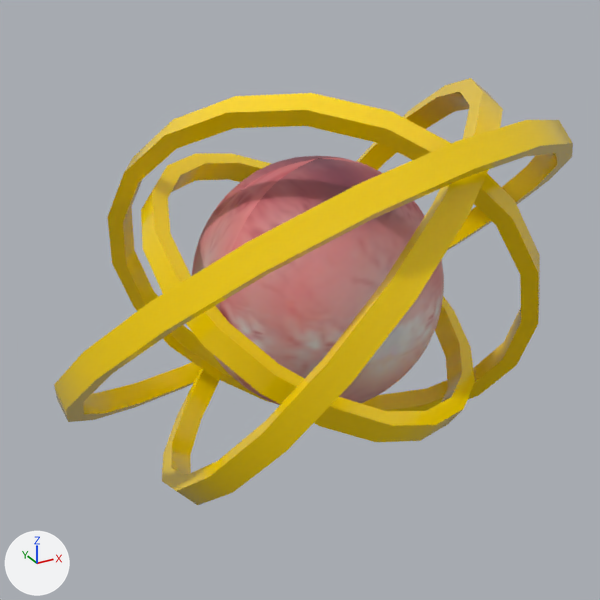
Two versions of the FBX model Assets/Prefabs/boss/boss.fbx, one commit apart.
One viewpoint serves both versions: a 50 mm camera at (-0.0879, -0.1517, 0.1027) aimed at (-0.0041, 0.0007, 0.0266). Arrows for +X, +Y and +Z are at lower left; the lights stay in place. Where no turn or scale is listed for an object, it has been applied to the vertices.

The older version as bpy lines, for what is in view:
```python
me_mesh = bpy.data.meshes.new('Mesh')
me_mesh.from_pydata(...)  # 1058 vertices, 1056 faces; spans x -0.0284..0.0284, y -0.0284..0.0284, z -0.0291..0.0291
me_mesh.materials.append(mat_eyeball_texture_png)  # picture img_eyeball_texture_png
me_mesh_001 = bpy.data.meshes.new('Mesh.001')
me_mesh_001.from_pydata(...)  # 80 vertices, 80 faces; spans x -0.0402..0.0402, y -0.0399..0.0399, z -0.0258..0.0258
me_mesh_001.materials.append(mat_standardsurface1)
me_mesh_002 = bpy.data.meshes.new('Mesh.002')
me_mesh_002.from_pydata(...)  # 80 vertices, 80 faces; spans x -1.5..1.5, y -0.5..0.5, z -1.5..1.5
me_mesh_002.materials.append(mat_standardsurface1)
me_mesh_003 = bpy.data.meshes.new('Mesh.003')
me_mesh_003.from_pydata(...)  # 80 vertices, 80 faces; spans x -0.0435..0.0435, y -0.0516..0.0516, z -0.0448..0.0448
me_mesh_003.materials.append(mat_standardsurface1)
me_mesh_004 = bpy.data.meshes.new('Mesh.004')
me_mesh_004.from_pydata(...)  # 80 vertices, 80 faces; spans x -1.9..1.9, y -0.5..0.5, z -1.9..1.9
me_mesh_004.materials.append(mat_standardsurface1)
ob_eyeball2 = bpy.data.objects.new('eyeball2', me_mesh)
ob_eyeball2.location = (0.0, 0.0, 0.03)
ob_ppipe1 = bpy.data.objects.new('pPipe1', me_mesh_001)
ob_ppipe1.location = (0.0, 0.0, 0.03)
ob_ppipe5 = bpy.data.objects.new('pPipe5', me_mesh_002)
ob_ppipe5.parent = ob_group1
ob_ppipe5.location = (0.0, 3.0, 0.0)
ob_ppipe5.rotation_euler = (-0.898, -0.561, -0.401)  # degrees (-51, -32, -23)
ob_ppipe5.scale = (3.28, 0.535, 3.28)
ob_ppipe6 = bpy.data.objects.new('pPipe6', me_mesh_003)
ob_ppipe6.location = (0.0, 0.0, 0.03)
ob_ppipe7 = bpy.data.objects.new('pPipe7', me_mesh_004)
ob_ppipe7.parent = ob_group1
ob_ppipe7.location = (0.0, 3.0, 0.0)
ob_ppipe7.rotation_euler = (-0.689, 0.118, 0.142)  # degrees (-39, 6.8, 8.1)
ob_ppipe7.scale = (3.28, 0.535, 3.28)
```
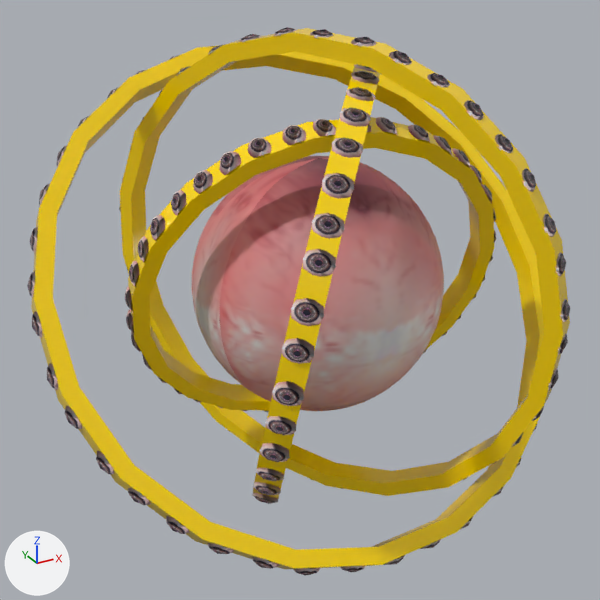
Changed parts and their boxes [x1, y1, x2, y2] in the pictures (600 x 600 px):
'pPipe7', reshaped, moved, rescaled (75% taller): before [54, 120, 573, 422]; after [27, 46, 544, 575]
'pPipe5', reshaped, moved, turned, rescaled: before [107, 93, 540, 411]; after [252, 64, 380, 504]
'Ring3', added (yellow): after [119, 27, 570, 496]
    faces in mat_standardsurface1: [120, 28, 570, 496]
    faces in mat_eyeball_texture_png1 (picture img_eyeball_texture_png_001): [119, 27, 570, 494]
'pPipe6', deleted: before [162, 78, 503, 505]
'Ring1', added (yellow): after [125, 117, 496, 412]
    faces in mat_standardsurface1: [128, 117, 494, 411]
    faces in mat_eyeball_texture_png1 (picture img_eyeball_texture_png_001): [125, 117, 496, 412]
'pPipe1', deleted: before [141, 153, 475, 442]
part 1 of me_mesh_002, added: after [252, 64, 380, 504]
part 2 of me_mesh_002, deleted (yellow): before [107, 93, 540, 411]
part 4 of me_mesh_004, added (yellow): after [27, 46, 544, 575]
part 5 of me_mesh_004, deleted (yellow): before [54, 120, 573, 422]

Patch to the scene script:
```diff
--- a/Assets/Prefabs/boss/boss.fbx.py
+++ b/Assets/Prefabs/boss/boss.fbx.py
@@ me_mesh_002 @@
 # used by ob_ppipe5; parent = ob_group1; location = (0.0, 3.0, 0.0); rotation_euler = (-0.898, -0.561, -0.401), in degrees (-51, -32, -23); scale = (3.28, 0.535, 3.28)
-me_mesh_002.from_pydata(...)  # 80 vertices, 80 faces; spans x -1.5..1.5, y -0.5..0.5, z -1.5..1.5
+me_mesh_002.from_pydata(...)  # 880 vertices, 560 faces; spans x -4.98..4.98, y -4.98..4.97, z -0.28..0.28
+# me_mesh_002 part 1: 880 vertices added at x -4.98..4.98, y -4.98..4.97, z -0.28..0.28
+# me_mesh_002 part 2: 80 vertices removed from x -1.5..1.5, y -0.5..0.5, z -1.5..1.5
+# me_mesh_002 part 3: the surface is now shaded smooth
 me_mesh_002.materials.append(mat_standardsurface1)
+me_mesh_002.materials.append(mat_eyeball_texture_png1)  # picture img_eyeball_texture_png_001
@@ me_mesh_004 @@
 # used by ob_ppipe7; parent = ob_group1; location = (0.0, 3.0, 0.0); rotation_euler = (-0.689, 0.118, 0.142), in degrees (-39, 6.8, 8.1); scale = (3.28, 0.535, 3.28)
-me_mesh_004.from_pydata(...)  # 80 vertices, 80 faces; spans x -1.9..1.9, y -0.5..0.5, z -1.9..1.9
+me_mesh_004.from_pydata(...)  # 880 vertices, 560 faces; spans x -6.28..6.28, y -6.28..6.28, z -0.28..0.28
+# me_mesh_004 part 4: 880 vertices added at x -6.28..6.28, y -6.28..6.28, z -0.28..0.28
+# me_mesh_004 part 5: 80 vertices removed from x -1.9..1.9, y -0.5..0.5, z -1.9..1.9
+# me_mesh_004 part 6: the surface is now shaded smooth
 me_mesh_004.materials.append(mat_standardsurface1)
+me_mesh_004.materials.append(mat_eyeball_texture_png1)  # picture img_eyeball_texture_png_001
@@ ob_ppipe5 @@
 ob_ppipe5.parent = ob_group1
-ob_ppipe5.location = (0.0, 3.0, 0.0)
-ob_ppipe5.rotation_euler = (-0.898, -0.561, -0.401)  # degrees (-51, -32, -23)
-ob_ppipe5.scale = (3.28, 0.535, 3.28)
+ob_ppipe5.location = (0.00302, 2.995, 0.00295)
+ob_ppipe5.rotation_euler = (-0.124, 0.956, -0.401)  # degrees (-7.1, 55, -23)
@@ ob_ppipe1 @@
-ob_ppipe1 = bpy.data.objects.new('pPipe1', me_mesh_001)
@@ ob_ppipe7 @@
 ob_ppipe7.parent = ob_group1
-ob_ppipe7.location = (0.0, 3.0, 0.0)
+ob_ppipe7.location = (0.00148, 2.99, 0.00392)
 ob_ppipe7.rotation_euler = (-0.689, 0.118, 0.142)  # degrees (-39, 6.8, 8.1)
-ob_ppipe7.scale = (3.28, 0.535, 3.28)
@@ ob_ppipe6 @@
-ob_ppipe6 = bpy.data.objects.new('pPipe6', me_mesh_003)
@@ ob_ring3 @@
+ob_ring3 = bpy.data.objects.new('Ring3', me_mesh_003_1)  # 880 vertices, 560 faces; spans x -0.0314..0.0313, y -0.049..0.049, z -0.0562..0.0558; in mat_eyeball_texture_png1 (picture img_eyeball_texture_png_001)
+ob_ring3.location = (0.0, 0.0, 0.03)
@@ ob_ring1 @@
+ob_ring1 = bpy.data.objects.new('Ring1', me_mesh_001_1)  # 880 vertices, 560 faces; spans x -0.0429..0.0429, y -0.0202..0.0202, z -0.0405..0.0405; in mat_eyeball_texture_png1 (picture img_eyeball_texture_png_001)
+ob_ring1.location = (0.0, 0.0, 0.03)
```
